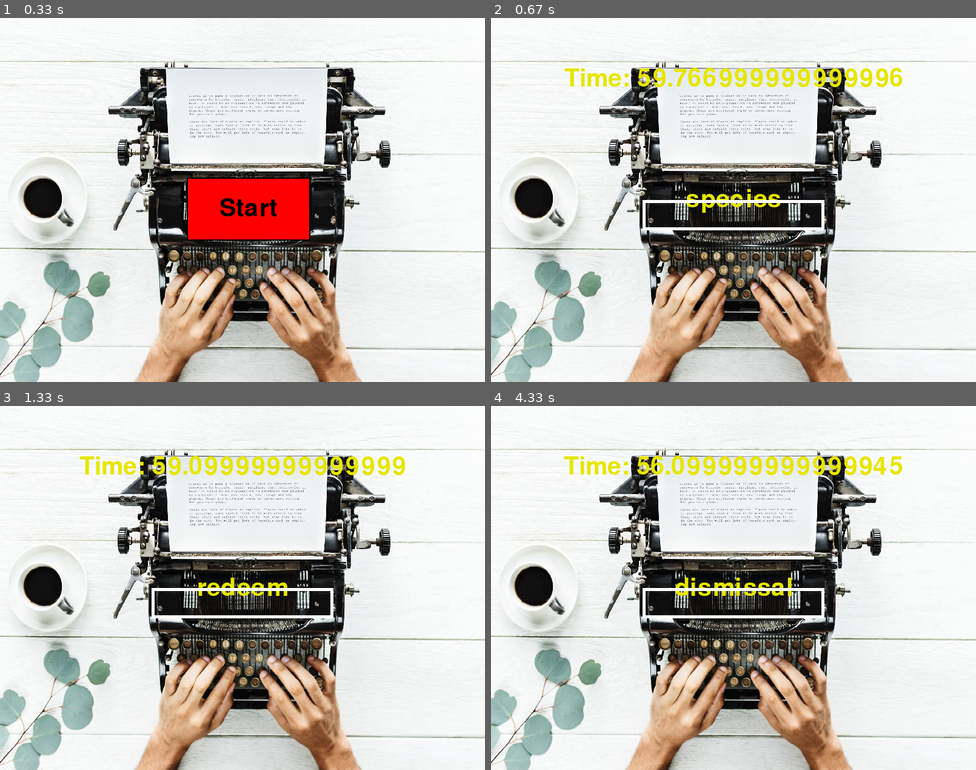
Above: before the commit, frames 1-4 (two rows, left to right).
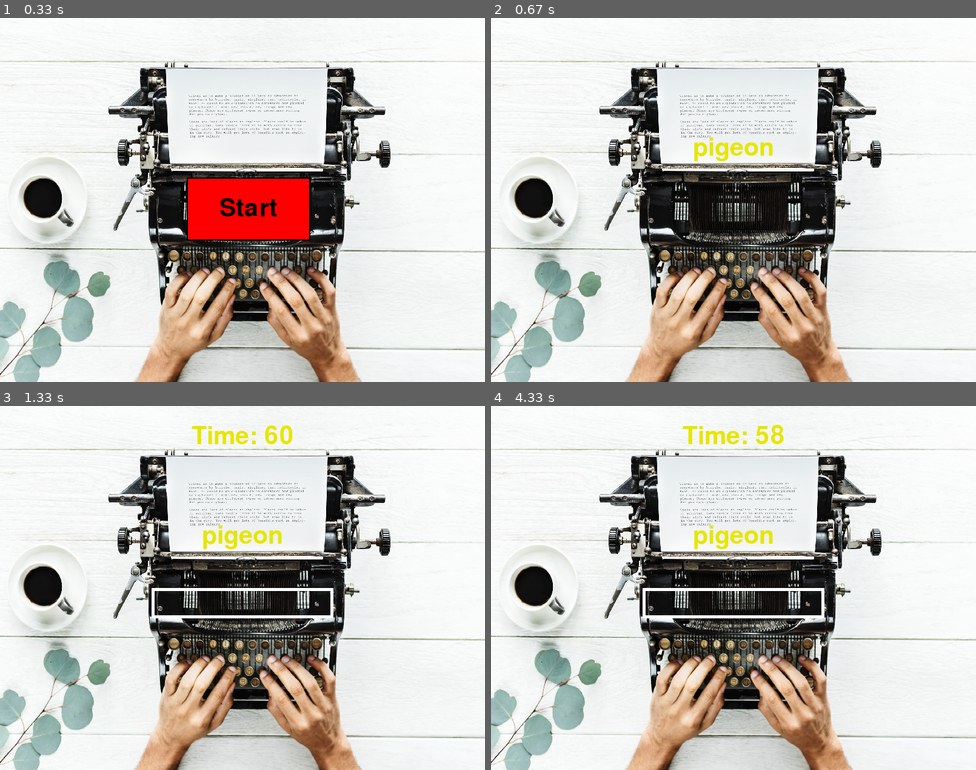
Above: after the commit, the same moments.

Repository: razvanmatisan/Pygame-Typing-Speed-Test
Game: pygame game, started from prototype.py
Two runs of this game, one before a commit and one after it. Both use one fixed random seed, a clock stepped at 60 frames per second and the inputs below.
Inputs (mouse positions are in pixels of both pictures, inside the frame that each line leads up to):
- Up to frame 1 (0.33 s): no input
- Up to frame 2 (0.67 s): press the mouse at (738, 207) at 0.37 s; move the mouse to (660, 178) at 0.47 s; release the mouse at (583, 145) at 0.6 s
- Up to frame 3 (1.33 s): press the mouse at (242, 602) at 0.7 s; move the mouse to (300, 533) at 0.8 s; release the mouse at (363, 467) at 0.93 s
- Up to frame 4 (4.33 s): no input

Frame 1 is identical in both runs. In frame 2, 3.3% of the frame differs, in the area x 15-85%, y 13-59%; in frame 3, 2.9%; in frame 4, 3.1%.

Commit message:
prototype.py

Diff:
--- a/prototype.py
+++ b/prototype.py
@@ -17,7 +17,6 @@
         self.text = text
 
     def draw(self, window, outline = None):
-        #Call this method to draw the button on the screen
         if outline:
             pygame.draw.rect(window, outline, (self.x - 2, self.y - 2, self.width + 4, self.height + 4), 0)
 
@@ -40,7 +39,7 @@
 
         self.running = True
         self.input_words = []
-        self.word = ''
+        self.user_words = []
 
         self.background = pygame.image.load('background.jpeg')
         self.background = pygame.transform.scale(self.background, (WIDTH, HEIGHT))
@@ -87,37 +86,68 @@
         self.window.blit(self.background, (0, 0))
         pygame.display.update()
 
-        clock = pygame.time.Clock()
         start = 60
         dt = 0
 
         running = True
+        enabled = True
+        start_game = False
+        actual_word = ''
+
         while running:
+            pygame.display.update()
+            self.window.blit(self.background, (0, 0))
+            if enabled:
+                random_word = self.random_words()
+                self.input_words.append(random_word)
+                enabled = False
+            self.draw_text((230, 230, 0), random_word, (400, 215))
+
             pygame.draw.rect(self.window, (255, 255, 255), (250, 300, 300, 50), 5)
+            self.draw_text((230, 230, 0), actual_word, (400, 325))
 
-            self.draw_text((230, 230, 0), "Time: " + str(start), (400, 100))
+            if start_game:
+                clock = pygame.time.Clock()
+                self.draw_text((230, 230, 0), "Time: " + str(int(start)), (400, 50))
+                start -= dt
+                if start <= 0:
+                    print("Caterinca!!!")
 
-            start -= dt
-            if start <= 0:
-                start = 60
-            pygame.display.flip()
-            dt = clock.tick(30) / 1000
-            self.window.blit(self.background, (0, 0))
+                    running = False
+                dt = clock.tick(1) / 1000
 
-            random_word = self.random_words()
-            self.draw_text((230, 230, 0), random_word, (400, 300))
-            self.input_words.append(random_word)
+            pos = pygame.mouse.get_pos()
 
+            #self.window.blit(self.background, (0, 0))
+            #pygame.display.update()
             events = pygame.event.get()
             for event in events:
-                if event.type == pygame.MOUSEMOTION:
-                    pass
-                clock = pygame.time.Clock()
-                # self.draw_text((230, 230, 0), "Caterinca", (400, 200))
                 if event.type == pygame.QUIT:
                     running = False
                     pygame.quit()
                     quit()
+                if event.type == pygame.MOUSEBUTTONDOWN:
+                    if pos[0] > 250 and pos[0] < 250 + 300 and pos[1] > 300 and pos[1] < 300 + 50:
+                        start_game = True
+
+                if event.type == pygame.KEYDOWN:
+                    # if self.active and not self.end:
+                        if event.key == pygame.K_RETURN:
+                            enabled = True
+                            self.user_words.append(actual_word)
+                            actual_word = ''
+                            # print(self.input_words)
+                            # print(self.user_words)
+
+                        elif event.key == pygame.K_BACKSPACE:
+                            actual_word = actual_word[:-1]
+                        else:
+                            try:
+                                actual_word += event.unicode
+                            except:
+                                pass
+
+        pygame.display.update()
 
     def update(self):
         pass
@@ -126,26 +156,11 @@
 
 
     def draw_text(self, color, message, position):
-
-        # def draw_text(self, screen, msg, y ,fsize, color):
-        #msg = "Typing Speed Test"
-        #self.draw_text(self.screen, msg,80, 80,self.HEAD_C)
-
-        # draw icon image
-        # self.time_img = pygame.image.load('icon.png')
-        # self.time_img = pygame.transform.scale(self.time_img, (150,150))
-
-        #screen.blit(self.time_img, (80,320))
-        # self.window.blit(None, (80, 130))
-        # self.draw_text(screen,"Reset", self.h - 70, 26, (100,100,100))
-
         font = pygame.font.SysFont('comicsans', 60)
         text = font.render(message, 1, color)
         text_rect = text.get_rect(center = position)
         self.window.blit(text, text_rect)
 
-        # self.window.blit(self.time_img, (-75,self.h-140))
-        # self.draw_text(screen,"Reset", self.h - 70, 26, (100,100,100))
         pygame.display.update()
 
     def reset_game(self):
